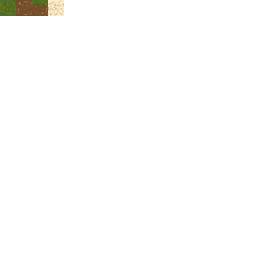
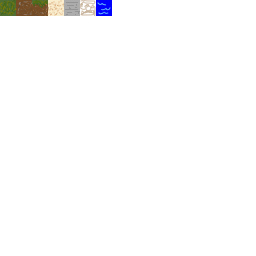
Two versions of the same layered image (256 × 256). Layer-by-layer changes:
painted on "Layer 1" over [64, 0, 112, 17]
